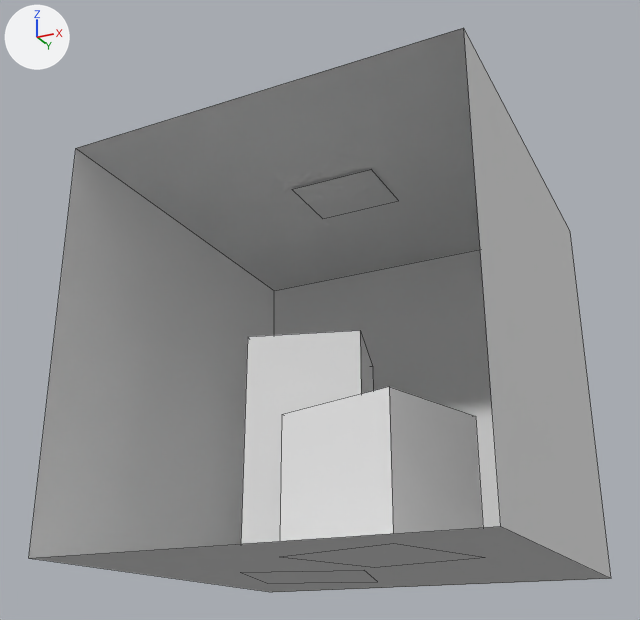
Two versions of the OBJ model example-scenes/models/CornellBox/CornellBox-Original.obj, one commit apart.
One viewpoint serves both versions: a camera (50 mm lens) standing at (1.785, -3.866, -0.424) and looking at (-0.083, -0.13, 1.258). The lights are fixed; the arrows at upper left show +X, +Y and +Z. Mesh edges are drawn as thin lines. Where no turn or scale is listed for an object, it has been applied to the vertices. Vertices at the same position are counted once.

The older version as bpy lines, for what is in view:
```python
mat_leftwall = principled_material('leftWall')
mat_leftwall.base_color = (0.8, 0.8, 0.8)  # white #e7e7e7
mat_leftwall.roughness = 1.0
mat_rightwall = principled_material('rightWall')
mat_rightwall.base_color = (0.8, 0.8, 0.8)  # white #e7e7e7
mat_rightwall.roughness = 1.0
mat_tallbox = principled_material('tallBox')
mat_tallbox.base_color = (0.8, 0.8, 0.8)  # white #e7e7e7
mat_tallbox.roughness = 1.0
me_cornellbox_original = bpy.data.meshes.new('CornellBox-Original')
me_cornellbox_original.from_pydata(...)  # 28 vertices, 16 faces; spans x -1.02..1.0, y -0.99..1.04, z 0.0..1.99
# faces by material slot: [1, 1, 1, 1, 1, 5, 5, 1]
me_cornellbox_original.materials.append(mat_floor)  # white #e7e7e7
me_cornellbox_original.materials.append(mat_ceiling)  # white #e7e7e7
me_cornellbox_original.materials.append(mat_backwall)  # white #e7e7e7
me_cornellbox_original.materials.append(mat_rightwall)  # white #e7e7e7
me_cornellbox_original.materials.append(mat_leftwall)  # white #e7e7e7
me_cornellbox_original.materials.append(mat_shortbox)  # white #e7e7e7
me_cornellbox_original.materials.append(mat_tallbox)  # white #e7e7e7
me_cornellbox_original.materials.append(mat_light)  # white #e7e7e7
ob_cornellbox_original = bpy.data.objects.new('CornellBox-Original', me_cornellbox_original)
ob_cornellbox_original.location = (0.0, 0.0, 0.0)
```
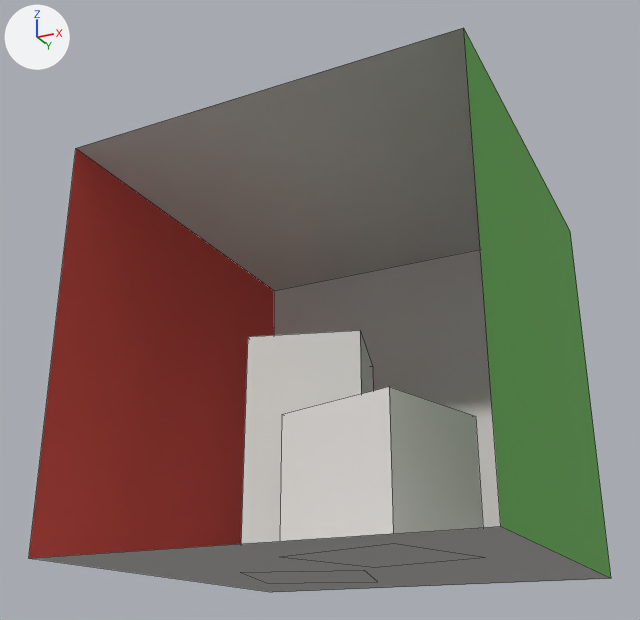
Scene script edits in JSON lines:
```json
{"op": "set", "path": "mat_rightwall.base_color", "old": "(0.8, 0.8, 0.8)", "new": "(0.14, 0.45, 0.091)", "note": "white #e7e7e7 -> green #69b355"}
{"op": "set", "path": "mat_leftwall.base_color", "old": "(0.8, 0.8, 0.8)", "new": "(0.63, 0.065, 0.05)", "note": "white #e7e7e7 -> red #d0483f"}
{"op": "set", "path": "mat_tallbox.roughness", "old": "1.0", "new": "0.9"}
{"block": "me_cornellbox_original", "where": "me_cornellbox_original.from_pydata(...)  # 28 vertices, 16 faces; spans x -1.02..1.0, y -0.99..1.04, z 0.0..1.99"}
{"block": "me_cornellbox_original", "where": "# used by ob_cornellbox_original; location = (0.0, 0.0, 0.0)"}
{"block": "me_cornellbox_original", "change": "me_cornellbox_original part 1: the loose piece of 4 vertices spanning x -0.24..0.23, y -0.16..0.22, z 1.98 is deleted"}
{"op": "remove", "block": "me_cornellbox_original", "code": "me_cornellbox_original.materials.append(mat_light)  # white #e7e7e7"}
```

Pixel boxes (x1, y1, x2, y2) of what changed, in the pictures (640 x 620 px):
```json
{"object": "CornellBox-Original", "change": "recoloured, surface changed, reshaped", "before": [29, 28, 611, 592], "after": [29, 28, 611, 592]}
{"part": 1, "of": "me_cornellbox_original", "change": "deleted", "before": [292, 169, 398, 218]}
```
